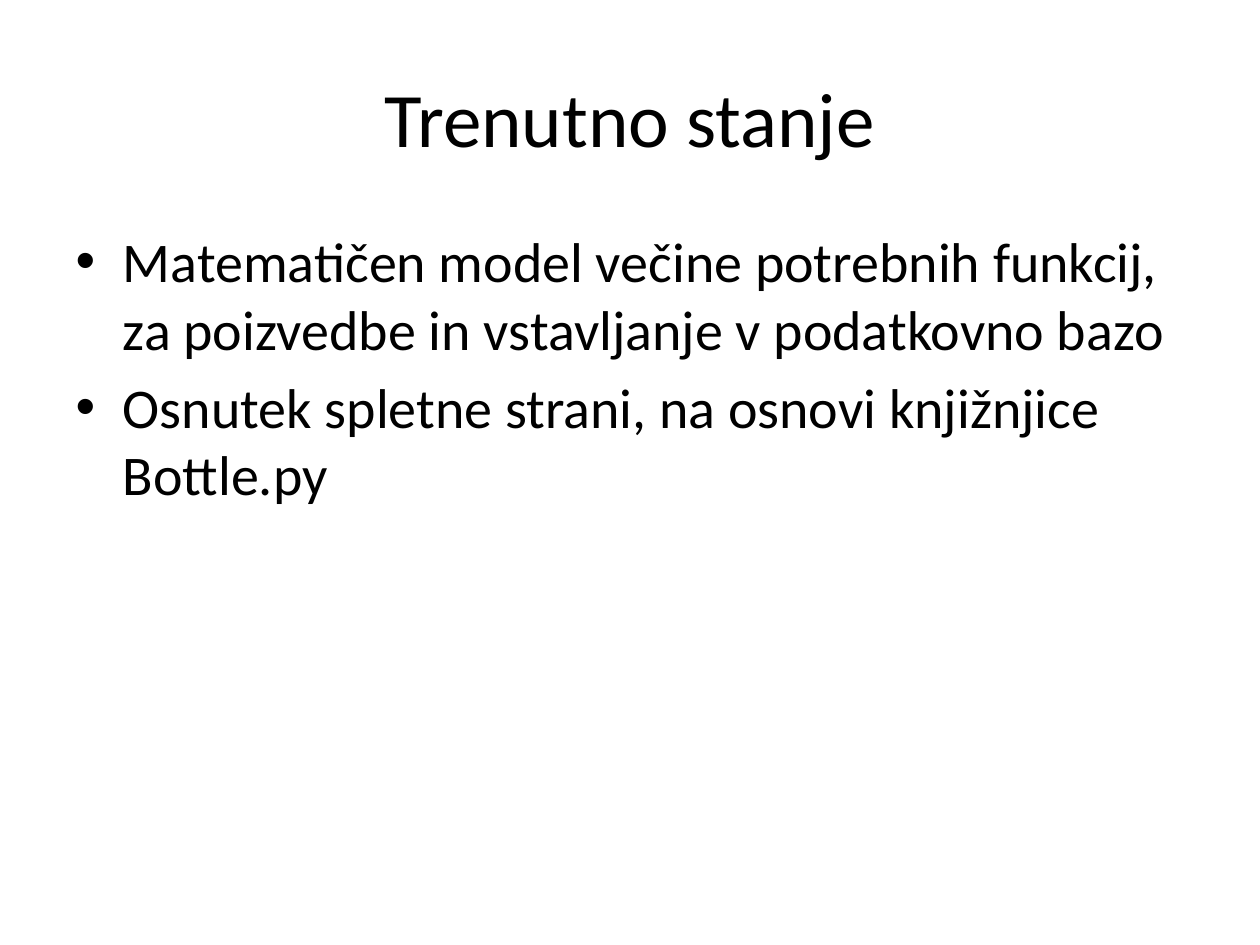
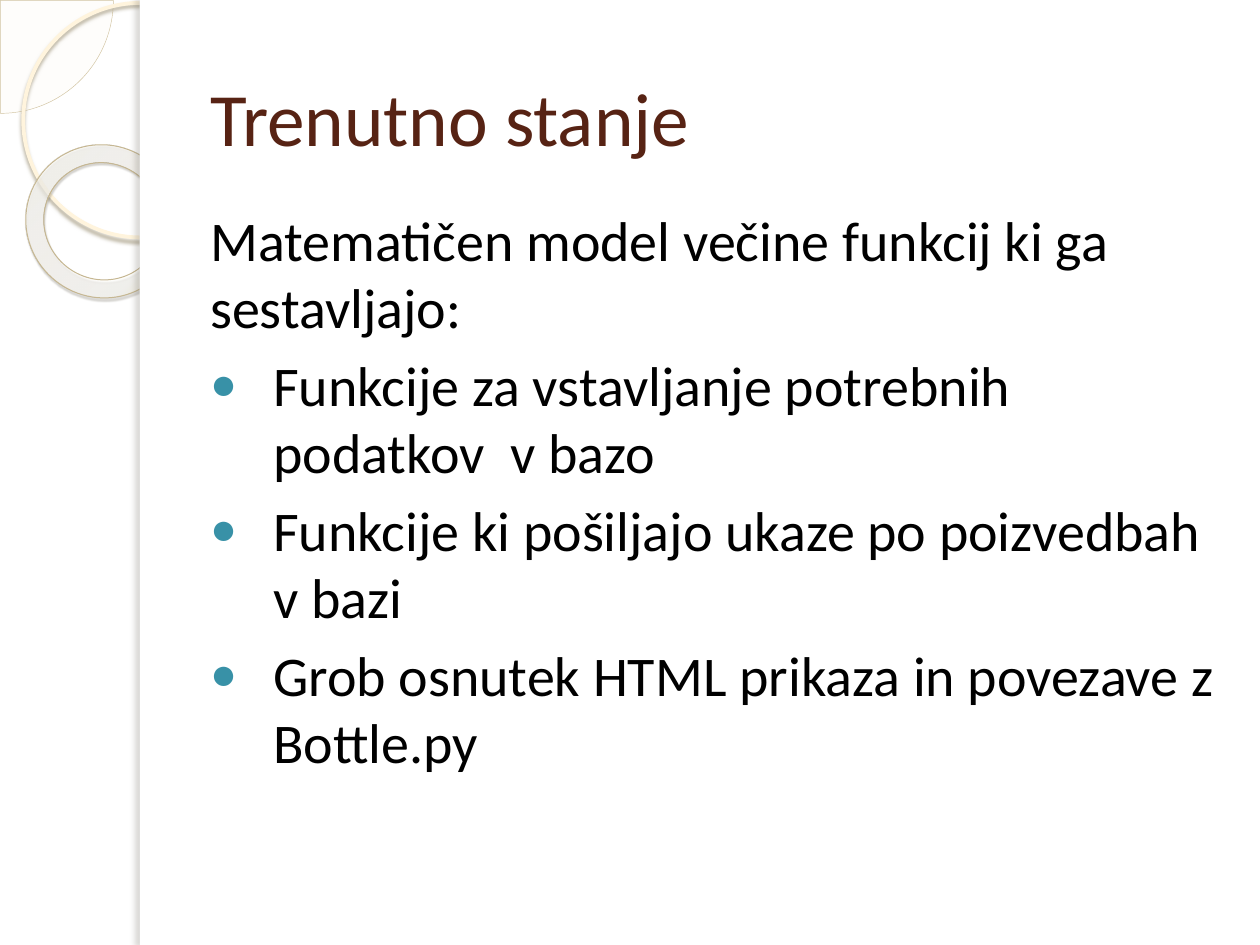
Before and after one commit to PotocnikJan/Podjetje, a slide deck: slide 4 of Nadzor finančnega stanja podjetja.pptx. Drawn at 1260x945 pixels with LibreOffice and Linux fonts; fonts in the diff are those of the drawing; background and template pictures are left out. Boxes give left, top, right and bottom in pixels: in the first picture for what was removed or moved away, otherwise in the second. Text is boxed around its words. In the diff, an @@ line names an element or a change of style, - is before the commit and + after.

```diff
--- a/Nadzor finančnega stanja podjetja.pptx
+++ b/Nadzor finančnega stanja podjetja.pptx
@@ pie slice (boxed as its full ellipse) added at bbox=[0, 0, 113, 113], fill #FEFAF4 at 33% opacity, outline #D3C39F 0.25 pt @@
@@ ellipse added at bbox=[23, 3, 257, 237], outline #FFF5DE 2.15 pt @@
@@ rectangle added at bbox=[140, 0, 1260, 945], fill #FFFFFF @@
@@ rectangle added at bbox=[140, 0, 150, 945], fill #FFFFFF @@
@@ title "Trenutno stanje": place and size @@
-title "Trenutno stanje" at bbox=[385, 94, 874, 161]
+title "Trenutno stanje" at bbox=[210, 94, 689, 159]
@@ title "Trenutno stanje" at bbox=[210, 94, 689, 159]: size 44 to 43 pt, text colour #000000 to #572314; alignment centre to left @@
@@ donut added at bbox=[0, 113, 211, 329], fill gradient #FFFCF6 to #FFFEFB to #F0D28E, outline #C7B893 0.58 pt @@
@@ text at bbox=[210, 222, 1213, 772]: text changed @@
-• Matematičen model večine potrebnih funkcij, za poizvedbe in vstavljanje v podatkovno bazo
-• Osnutek spletne strani, na osnovi knjižnjice Bottle.py
+Matematičen model večine funkcij ki ga sestavljajo:
+● Funkcije za vstavljanje potrebnih podatkov v bazo
+● Funkcije ki pošiljajo ukaze po poizvedbah v bazi
+● Grob osnutek HTML prikaza in povezave z Bottle.py
```
Also in this commit, not shown: 3 other slides changed, 6 slides added, 1 slide removed, 3 other files.
